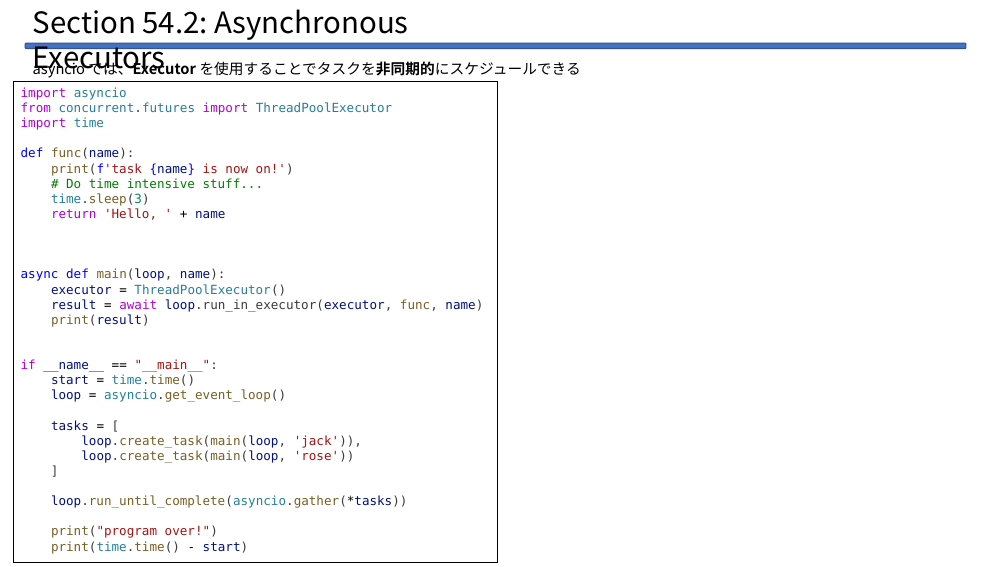
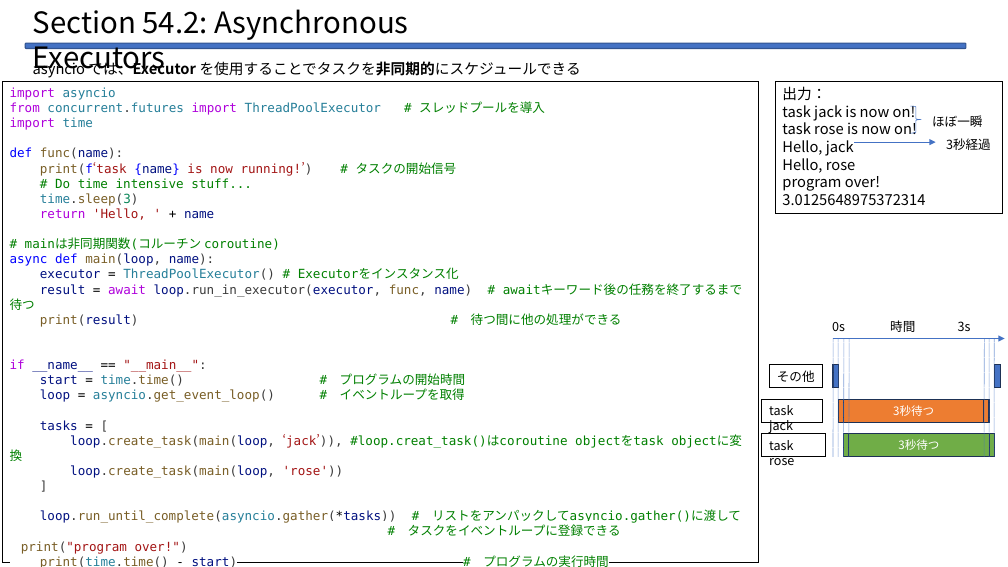
Before and after one commit to Legolas9999/zemi, a slide deck: slide 4 of lcj_zemi_python.pptx. Drawn at 1008x567 pixels with LibreOffice and Linux fonts; fonts in the diff are those of the drawing. Boxes give left, top, right and bottom in pixels: in the first picture for what was removed or moved away, otherwise in the second. Text is boxed around its words. In the diff, an @@ line names an element or a change of style, - is before the commit and + after.

```diff
--- a/lcj_zemi_python.pptx
+++ b/lcj_zemi_python.pptx
@@ rectangle "import asyncio": place and size @@
-rectangle "import asyncio" at [14,81,498,562]
+rectangle "import asyncio" at [2,81,759,562]
@@ text in rectangle at [10,102,381,115]: text changed @@
-from concurrent.futures import ThreadPoolExecutor
+from concurrent.futures import ThreadPoolExecutor # スレッドプールを導入
@@ group added at [775,81,1003,213]: 2 texts, 1 rectangle, 1 right brace, 1 arrow @@
+出力：
+task jack is now on!
+task rose is now on!
+Hello, jack
+Hello, rose
+program over!
+3.0125648975372314
+ほぼ一瞬
+3秒経過
@@ text in rectangle at [40,162,313,176]: text changed @@
-print(f'task {name} is now on!')
+print(f‘task {name} is now running!’) # タスクの開始信号
@@ text in rectangle at [10,238,622,327]: text changed; text colour #001080 to #008000 @@
-async def main(loop, name):
-executor = ThreadPoolExecutor()
-result = await loop.run_in_executor(executor, func, name)
-print(result)
+# mainは非同期関数(コルーチン coroutine)
+async def main(loop, name):
+executor = ThreadPoolExecutor() # Executorをインスタンス化
+result = await loop.run_in_executor(executor, func, name) # awaitキーワード後の任務を終了するまで待つ
+print(result) # 待つ間に他の処理ができる
@@ group added at [762,320,1005,457]: 11 rectangles, 7 lines, 1 arrow, 1 text @@
+0s 時間 3s
+task jack
+task rose
+その他
+3秒待つ
+3秒待つ
@@ text in rectangle at [40,373,465,400]: text changed; text colour #795E26 to #008000 @@
-start = time.time()
-loop = asyncio.get_event_loop()
+start = time.time() # プログラムの開始時間
+loop = asyncio.get_event_loop() # イベントループを取得
@@ text in rectangle at [70,434,664,448]: text changed; text colour #795E26 to #008000 @@
-loop.create_task(main(loop, 'jack')),
+loop.create_task(main(loop, ‘jack’)), #loop.creat_task()はcoroutine objectをtask objectに変換
@@ text in rectangle at [21,509,741,567]: text changed; text colour #795E26 to #008000 @@
-loop.run_until_complete(asyncio.gather(*tasks))
-print("program over!")
-print(time.time() - start)
+loop.run_until_complete(asyncio.gather(*tasks)) # リストをアンパックしてasyncio.gather()に渡して
+# タスクをイベントループに登録できる
+print("program over!")
+print(time.time() - start) # プログラムの実行時間
```
Also in this commit, not shown: 1 other file.
